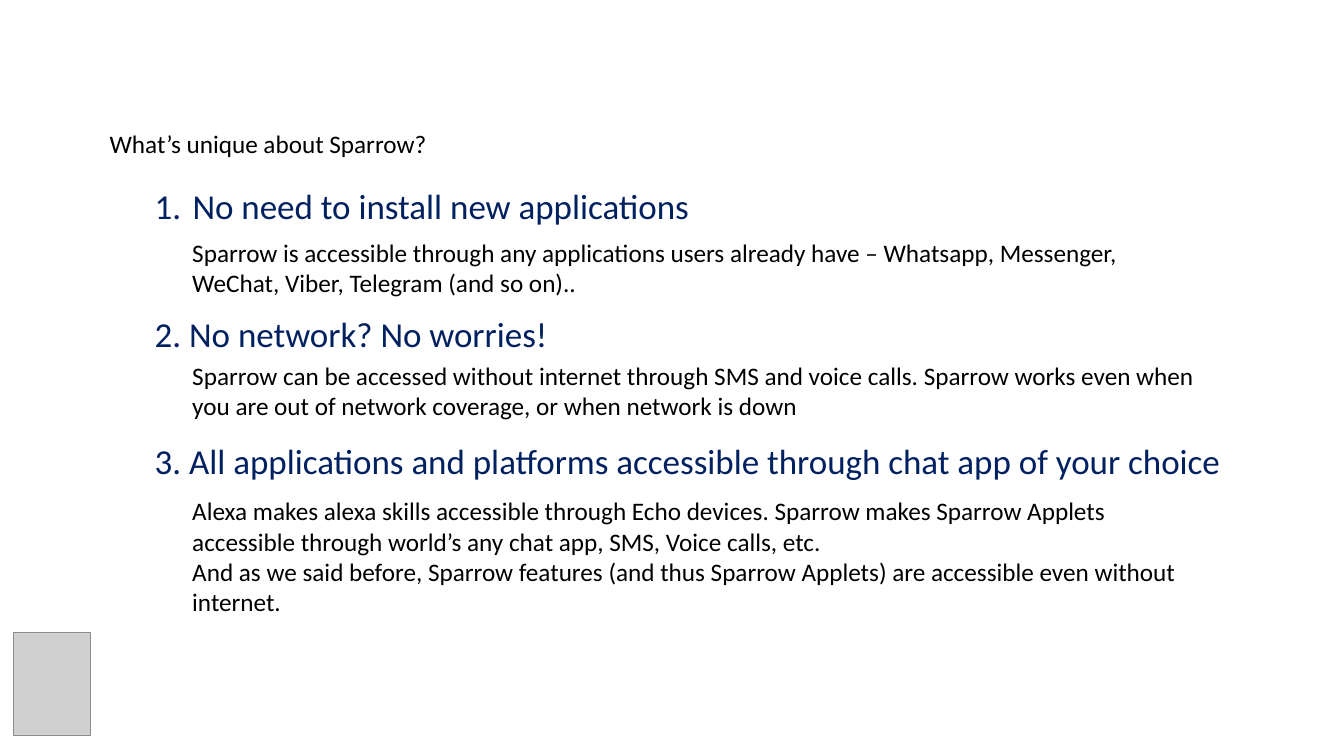
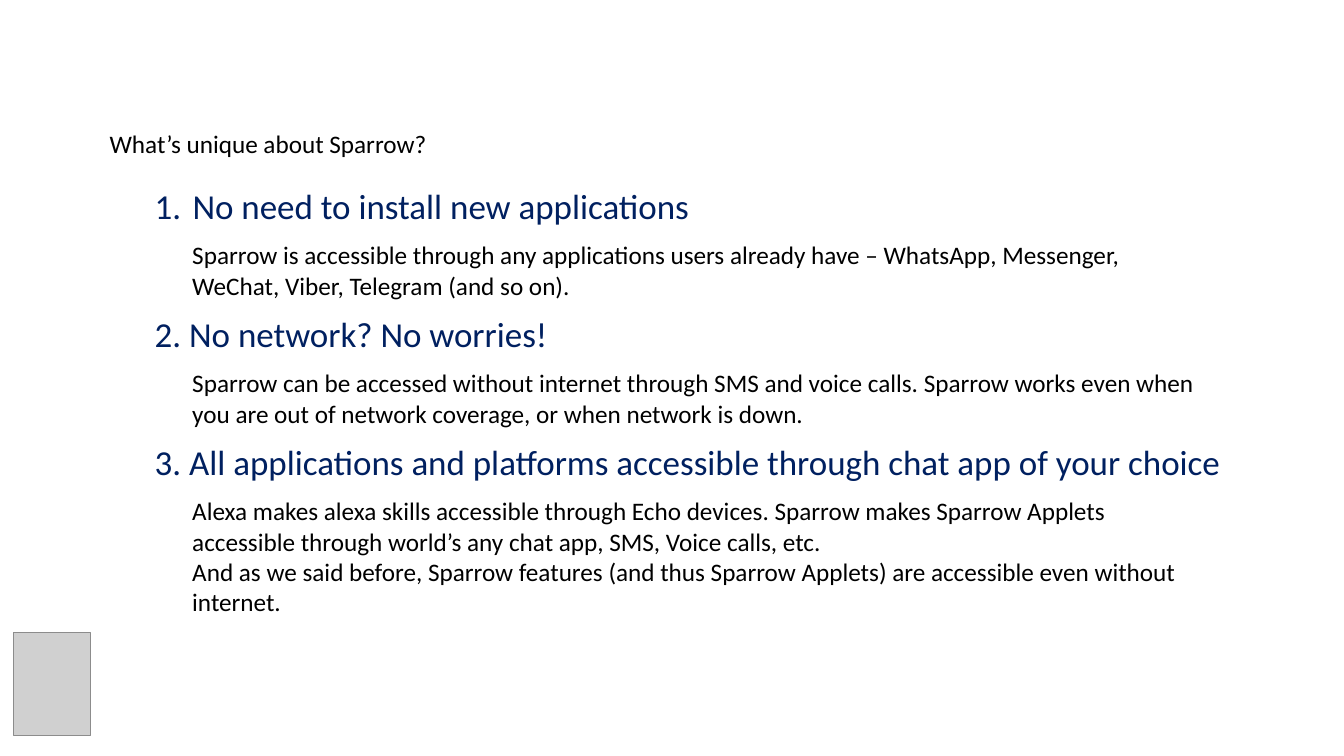
Before and after one commit to sparrow-platform/documents-and-guides, a slide deck: slide 3 of Summary bullets.pptx (slide 4 before the commit). Drawn at 1344x756 pixels with LibreOffice and Linux fonts; fonts in the diff are those of the drawing; grey boxes stand for pictures; background and template pictures are left out. Boxes give left, top, right and bottom in pixels: in the first picture for what was removed or moved away, otherwise in the second. Text is boxed around its words. In the diff, an @@ line names an element or a change of style, - is before the commit and + after.

Commit message:
Minor changes to walk-through bullets

```diff
--- a/Summary bullets.pptx
+++ b/Summary bullets.pptx
@@ text at (x1=192, y1=246, x2=1119, y2=300): text changed @@
-Sparrow is accessible through any applications users already have – Whatsapp, Messenger, WeChat, Viber, Telegram (and so on)..
+Sparrow is accessible through any applications users already have – WhatsApp, Messenger, WeChat, Viber, Telegram (and so on).
@@ text at (x1=192, y1=374, x2=1193, y2=428): text changed @@
-Sparrow can be accessed without internet through SMS and voice calls. Sparrow works even when you are out of network coverage, or when network is down
+Sparrow can be accessed without internet through SMS and voice calls. Sparrow works even when you are out of network coverage, or when network is down.
```
Also in this commit, not shown: 2 other slides changed, 1 slide removed, 1 other file.
